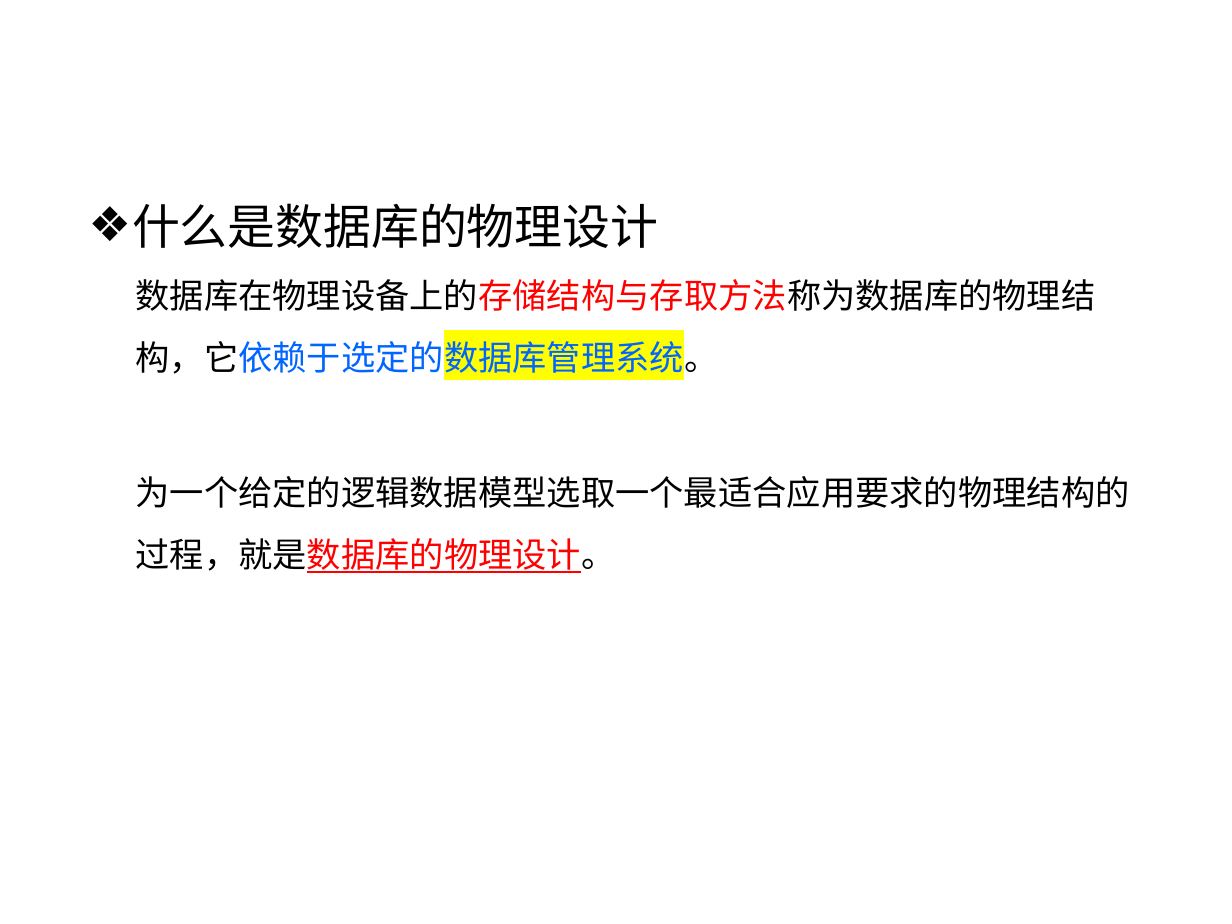
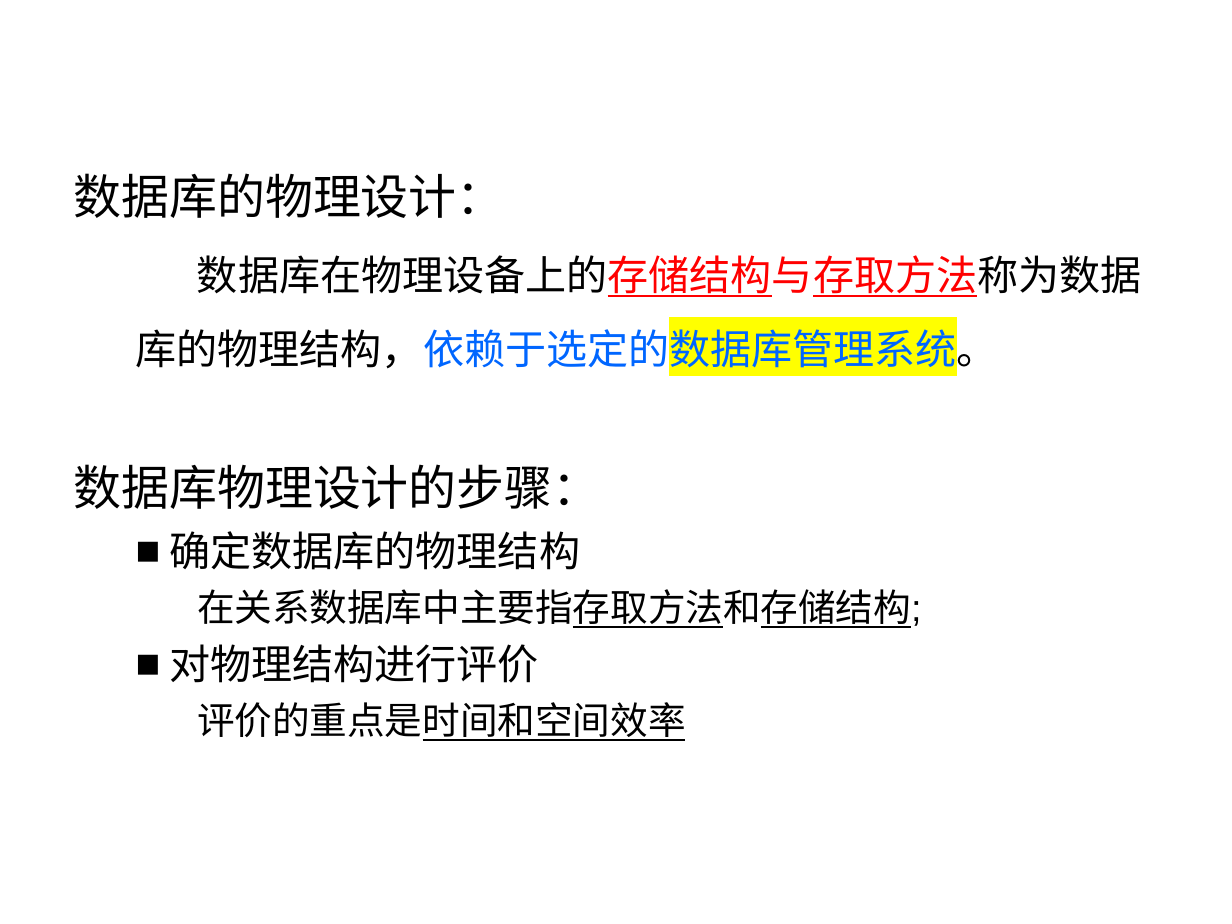
Before and after one commit to HBU/DataBase, a slide deck: slide 12 of PPT/PPT2020/DB第07章（2）.pptx. Drawn at 1232x924 pixels with LibreOffice and Linux fonts; fonts in the diff are those of the drawing; background and template pictures are left out. Boxes give left, top, right and bottom in pixels: in the first picture for what was removed or moved away, otherwise in the second. Text is boxed around its words. In the diff, an @@ line names an element or a change of style, - is before the commit and + after.

```diff
--- a/PPT/PPT2020/DB第07章（2）.pptx
+++ b/PPT/PPT2020/DB第07章（2）.pptx
@@ text at box(74, 255, 1142, 741): text changed; size 20 to 24 pt @@
-❖ 什么是数据库的物理设计
-  数据库在物理设备上的存储结构与存取方法称为数据库的物理结构，它依赖于选定的数据库管理系统。
-  为一个给定的逻辑数据模型选取一个最适合应用要求的物理结构的过程，就是数据库的物理设计。
+数据库的物理设计：
+  数据库在物理设备上的存储结构与存取方法称为数据库的物理结构，依赖于选定的数据库管理系统。
+数据库物理设计的步骤：
+  ■ 确定数据库的物理结构
+    在关系数据库中主要指存取方法和存储结构;
+  ■ 对物理结构进行评价
+    评价的重点是时间和空间效率
```
Also in this commit, not shown: 12 other slides changed, 2 slides removed, 2 other files.
